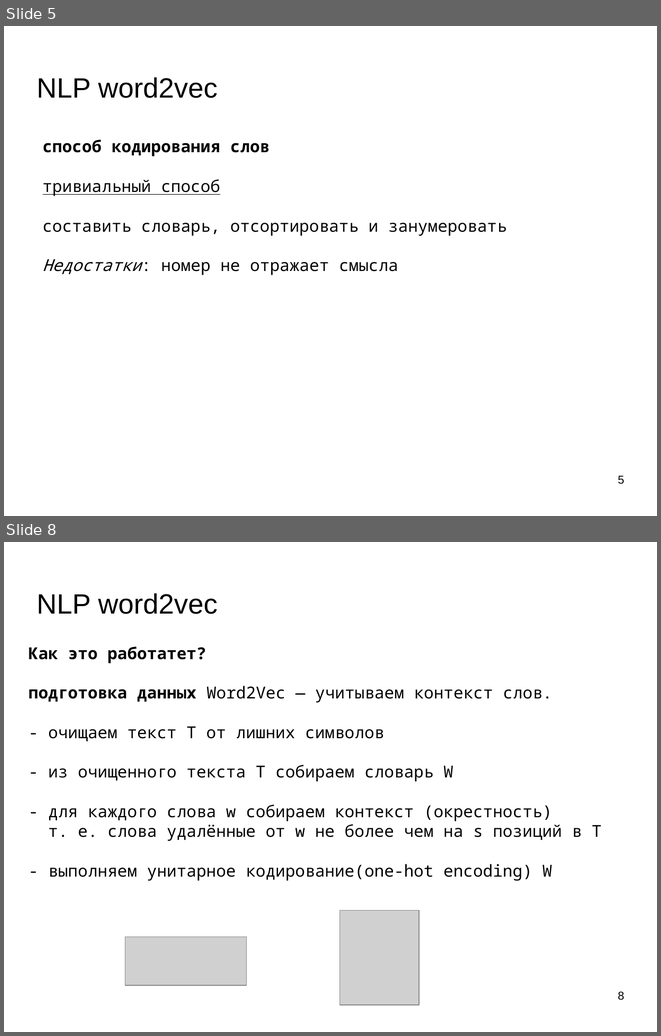
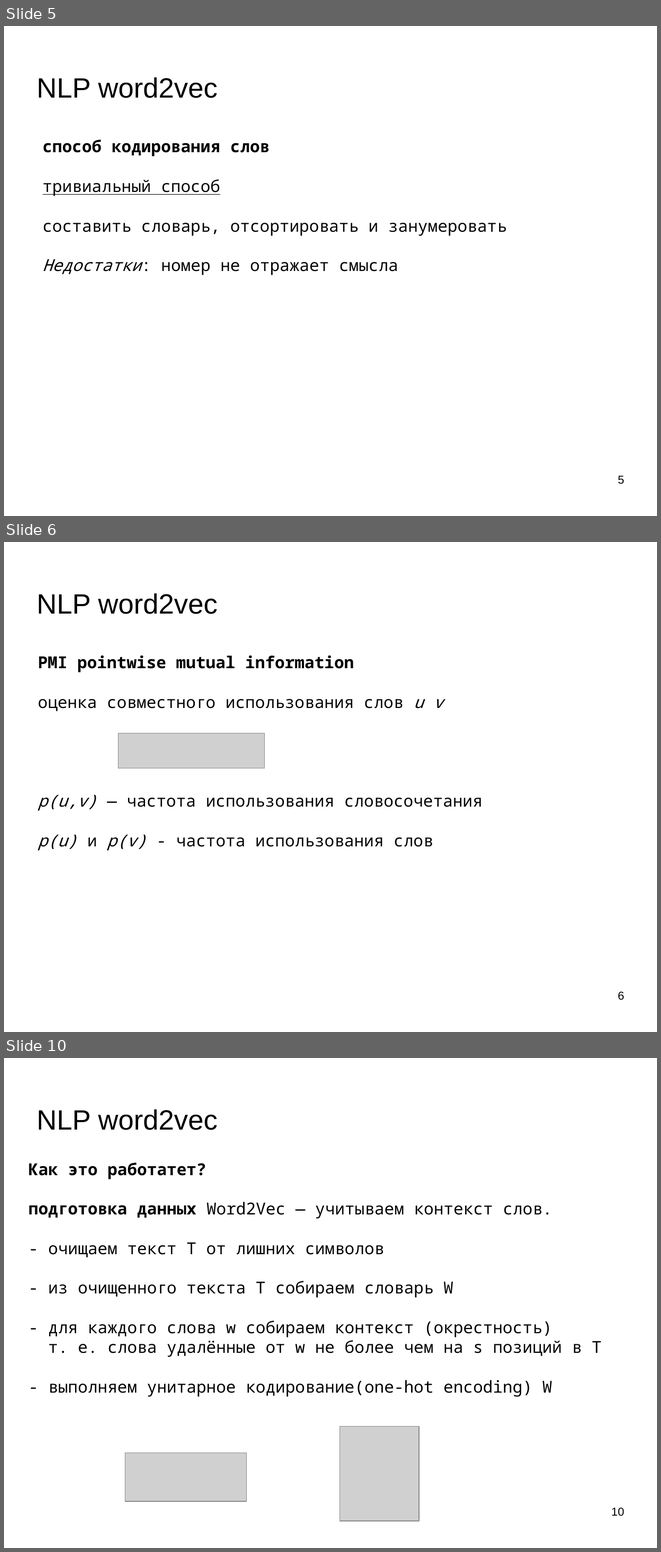
Before and after one commit to mechanoid5/ml_nlp_2022, a slide deck: 03-word2vec.odp. Shown one above the other, each under a label of ours: slides 5 and 8 before the commit, slides 5, 6 and 10 after it; the slides between them are not shown. The pictures are 661x1036 and 661x1552 pixels, drawn with LibreOffice and Linux fonts; fonts in the diff are those of the drawing; grey boxes stand for pictures; background and template pictures are left out. Boxes give left, top, right and bottom in pixels: in the first picture for what was removed or moved away, otherwise in the second. Text is boxed around its words. In the diff, an @@ line names an element or a change of style, - is before the commit and + after.

```diff
--- a/03-word2vec.odp
+++ b/03-word2vec.odp
@@ slide 6 added at [4,542,657,1032], background picture (left out) @@
@@ title added at [37,593,218,614], 33.9 pt, text #000000 @@
+NLP word2vec
@@ text added at [38,655,483,850], 20 pt, text #000000 @@
+PMI pointwise mutual information
+оценка совместного использования слов u v
+p(u,v) — частота использования словосочетания
+p(u) и p(v) - частота использования слов
@@ picture added at [118,733,265,768] @@
@@ page number added at [618,991,624,1000], 14 pt, text #000000 @@
+6
@@ what was slide 8 is now slide 10 @@
@@ page number at [611,1507,624,1516]: text changed @@
-8
+10
```
Also in this commit, not shown: 4 slides changed, 5 other slides added, 4 other files.
